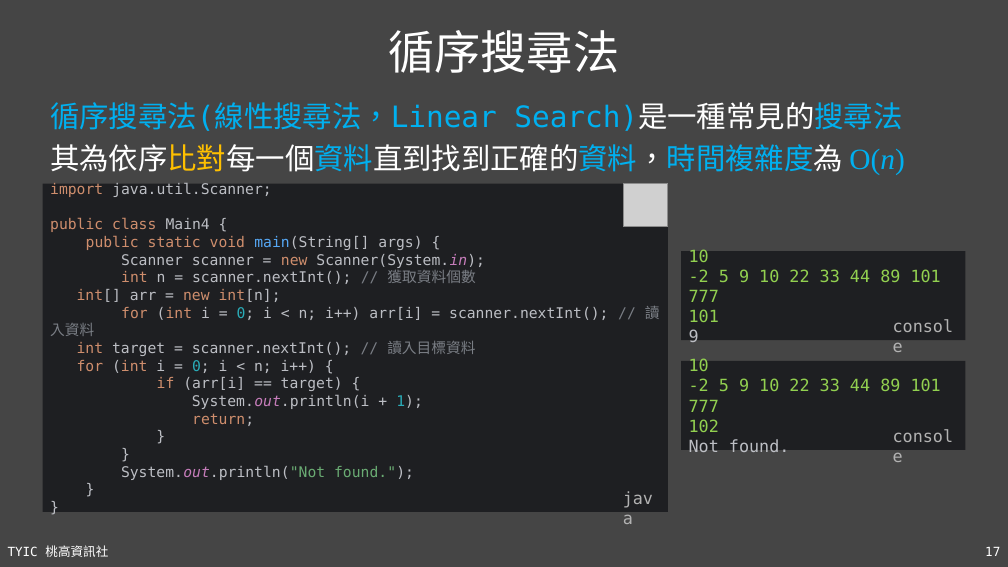
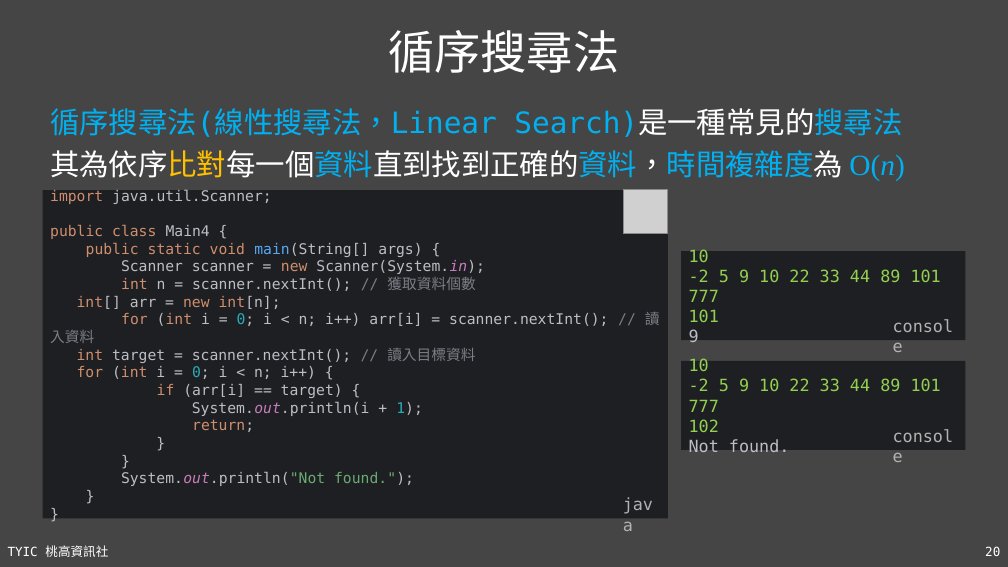
Before and after one commit to TYSHIC/slides, a slide deck: slide 20 of ppt/90_基礎資料結構與演算法.pptx (slide 17 before the commit). Drawn at 1008x567 pixels with LibreOffice and Linux fonts; fonts in the diff are those of the drawing; grey boxes stand for pictures. Boxes give left, top, right and bottom in pixels: in the first picture for what was removed or moved away, otherwise in the second. Text is boxed around its words. In the diff, an @@ line names an element or a change of style, - is before the commit and + after.

```diff
--- a/ppt/90_基礎資料結構與演算法.pptx
+++ b/ppt/90_基礎資料結構與演算法.pptx
@@ 2 texts, 1 picture, 1 rectangle: place and size @@
-2 texts, 1 picture, 1 rectangle at (42,102,904,512)
+2 texts, 1 picture, 1 rectangle at (42,108,904,519)
@@ page number at (985,546,1000,556): text changed @@
-17
+20
```
Also in this commit, not shown: 1 other slide changed, 3 slides added, 1 other file.
